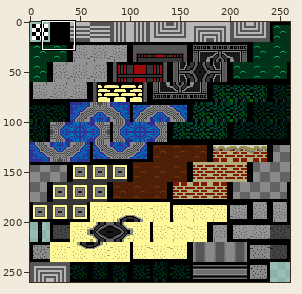
Two states of a sprite sheet, tilesets/tilesGraveyard/output_tileset.png. The picture above shows the old version from afar; the outline marks the close-up.
Close-up. First the earlier version:
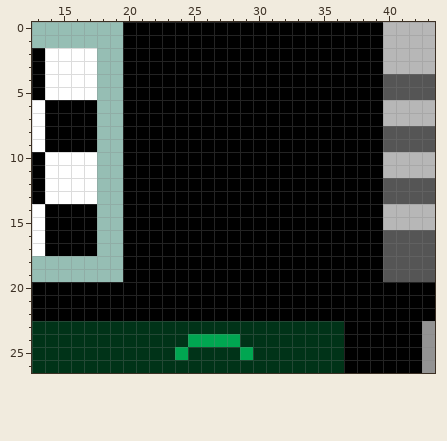
The file is 260x260 pixels. Colours within 5 levels of each other are drawn and written as one. Shown: x 13..43, y 0..26.
After the commit:
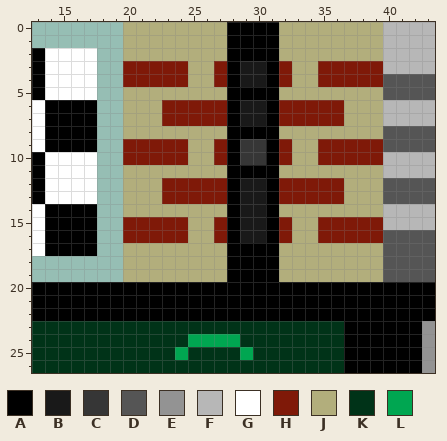
Palette (. is transparent): A #000000  B #191919  C #363636  D #555555  E #939393  F #b7b7b7  G #ffffff  H #7f1908  J #b2ae7c  K #003318  L #00a651
The edit:
Colour B replaces colour A in rows 3 to 4 at x 29 to 30; in rows 6 to 7 at x 29 to 30; in rows 12 to 16 at x 29 to 30.
Colour C replaces colour A in rows 9 to 10 at x 29 to 30.
Colour H replaces colour A in rows 3 to 4 at x 20 to 24, 27, 32 and 35 to 39; in rows 6 to 7 at x 23 to 27 and 32 to 36; in rows 9 to 10 at x 20 to 24, 27, 32 and 35 to 39; in rows 12 to 13 at x 23 to 27 and 32 to 36; in rows 15 to 16 at x 20 to 24, 27, 32 and 35 to 39.
Colour J replaces colour A in rows 0 to 2 at x 20 to 27 and 32 to 39; in rows 3 to 4 at x 25 to 26 and 33 to 34; in row 5 at x 20 to 27 and 32 to 39; in rows 6 to 7 at x 20 to 22 and 37 to 39; in row 8 at x 20 to 27 and 32 to 39; in rows 9 to 10 at x 25 to 26 and 33 to 34.
Colour J replaces colour A in row 11 at x 20 to 27 and 32 to 39; in rows 12 to 13 at x 20 to 22 and 37 to 39; in row 14 at x 20 to 27 and 32 to 39; in rows 15 to 16 at x 25 to 26 and 33 to 34; in rows 17 to 19 at x 20 to 27 and 32 to 39.
Boxes around the changes in both close-ups, in picture pixels (x1, y1, x2, y2):
changed: (123, 22, 383, 282)
